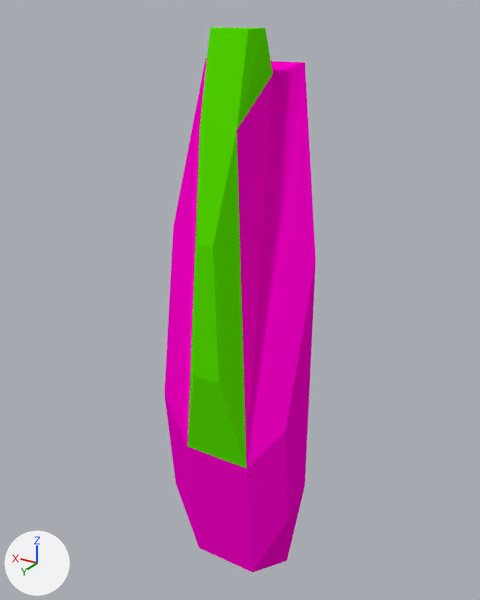
A saved change to the Blender file Assets/Models/Weapons/HeavyLaserCannon/HeavyLaserCannon.blend.
One viewpoint serves both versions: a 50 mm lens placed at (-1.86, 3.24, 2.86), pointed at (0.0, 0.14, 1.31). Lighting does not change. The marker at lower left points along +X, +Y and +Z.

Names of what the first picture shows: 'Lasercannon_Mesh'.
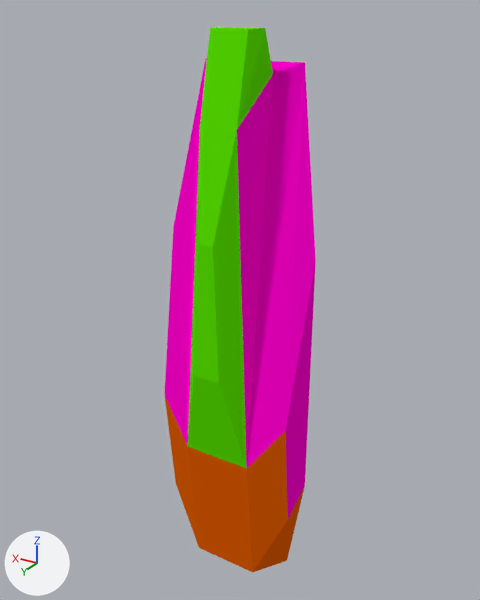
The edits, one by one:
Material 'HeatSink' (mat_heatsink) is new.
Its base color is (0.8, 0.115, 0.0) (orange #e75f00).
me_lasercannon_mesh has 28 vertices, 26 faces and spans x -0.96..0.9, y 0.0..1.02, z -1.32..5.6.
me_lasercannon_mesh is used by ob_lasercannon_mesh; location (0.0, 0.0, 0.0); scale (0.5, 0.5, 0.5).
me_lasercannon_mesh part 1: all 6 faces centred in x -0.72..0.69, y 0.33..0.75, z -1.19..0.25 switch from mat_chassis (pink #fe00cf) to mat_heatsink (orange #e75f00).

Where the change shows, as pixel boxes [x1, y1, x2, y2] in the pictures (480 x 600 px):
part 1 of me_lasercannon_mesh, recoloured: [164, 394, 305, 572] in both
